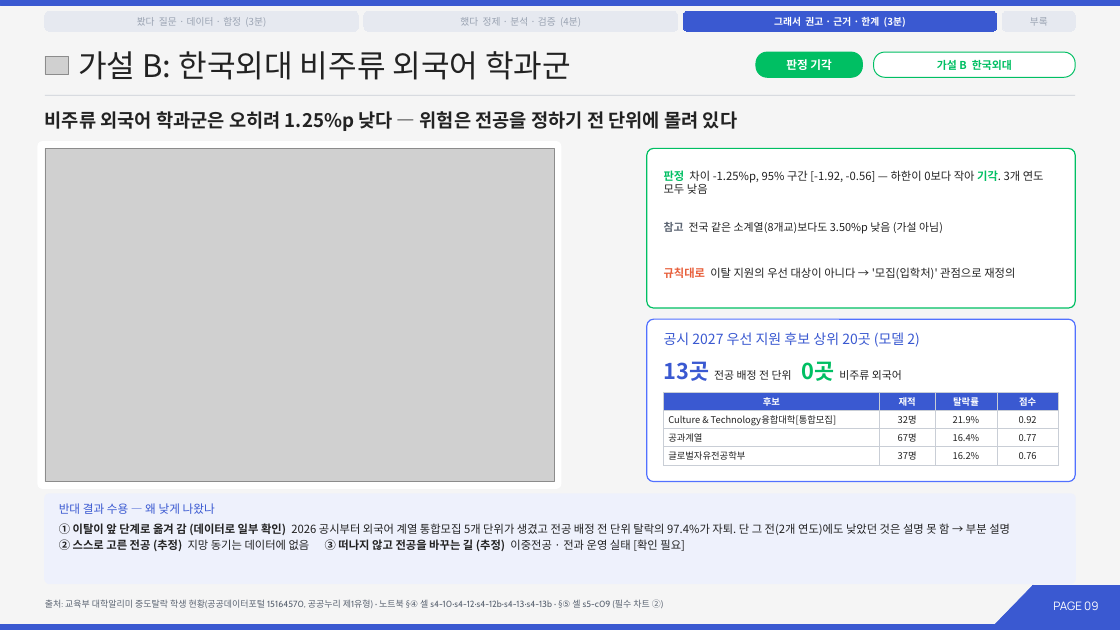
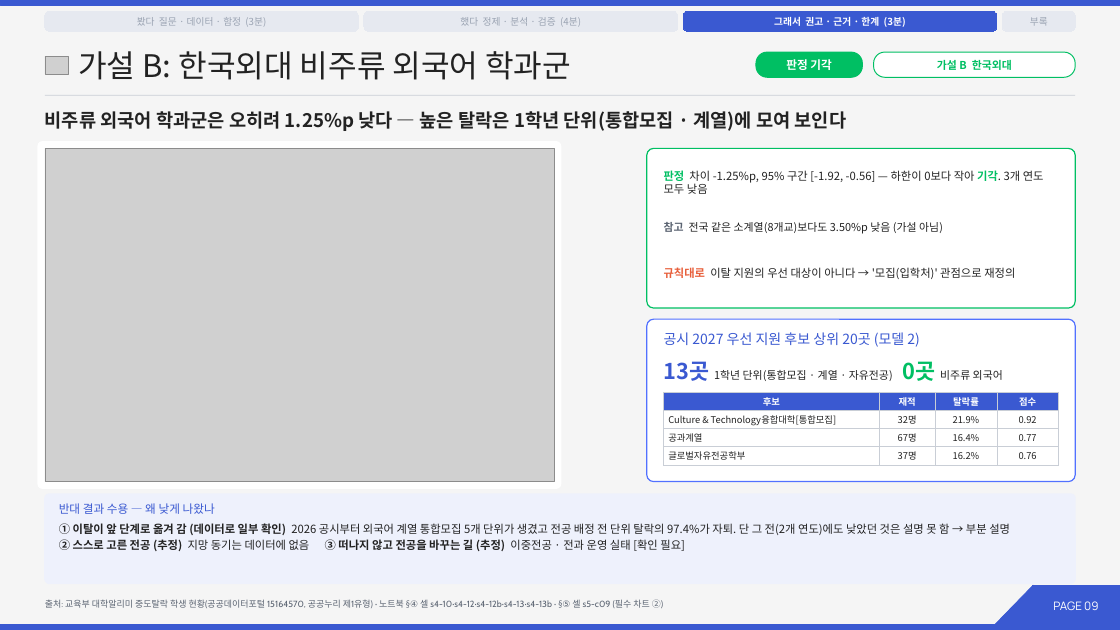
Before and after one commit to 202103116-stack/university-dropout-risk-analysis, a slide deck: slide 9 of slides/14조_발표.pptx. Drawn at 1120x630 pixels with LibreOffice and Linux fonts; fonts in the diff are those of the drawing; grey boxes stand for pictures. Boxes give left, top, right and bottom in pixels: in the first picture for what was removed or moved away, otherwise in the second. Text is boxed around its words. In the diff, an @@ line names an element or a change of style, - is before the commit and + after.

```diff
--- a/slides/14조_발표.pptx
+++ b/slides/14조_발표.pptx
@@ text at [45, 111, 847, 131]: text changed @@
-비주류 외국어 학과군은 오히려 1.25%p 낮다 — 위험은 전공을 정하기 전 단위에 몰려 있다
+비주류 외국어 학과군은 오히려 1.25%p 낮다 — 높은 탈락은 1학년 단위(통합모집 · 계열)에 모여 보인다
@@ text at [664, 361, 1003, 381]: text changed @@
-13곳 전공 배정 전 단위 0곳 비주류 외국어
+13곳 1학년 단위(통합모집 · 계열 · 자유전공) 0곳 비주류 외국어
```
Also in this commit, not shown: 3 other slides changed, 23 other files.
